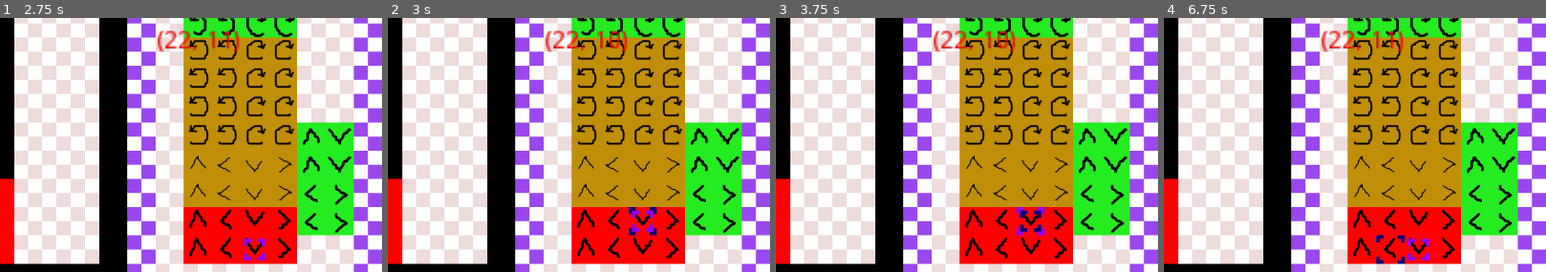
Above: before the commit, frames 1-4 (left to right).
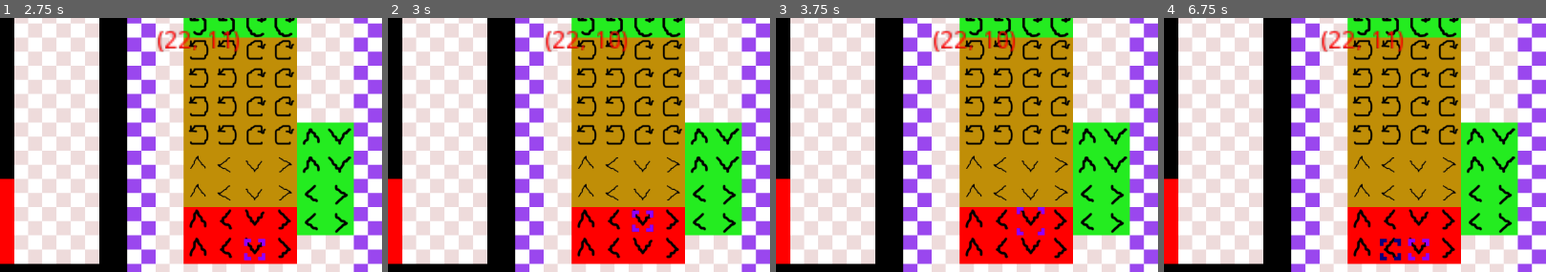
Above: after the commit, the same moments.

Repository: WIT-SCDS-F22-GAME-COOP/Zombie-Game
Game: Godot game, scene res://TSCN/Menu.tscn
Two runs of this game, one before a commit and one after it. Both use one fixed random seed, a clock stepped at 60 frames per second and the inputs below. The engine's default icon, where the game draws it, is replaced by a stand-in: a white triangle on a blue panel in a dark square.
Inputs:
- Up to frame 1 (2.75 s): click "start" at 0.5 s; click "BACK TO MENU" at 1.25 s; click "start" at 2 s
- Up to frame 2 (3 s): hold W (move_up) from 2.78 s (still down); tap Space (select) at 2.85 s
- Up to frame 3 (3.75 s): keep holding W (move_up); tap Space (select) at 3.6 s
- Up to frame 4 (6.75 s): release W (move_up) at 4.28 s; hold A (move_left) 4.28-5.78 s; tap Space (select) every 0.75 s from 4.35 to 6.6 s; tap Enter at 5 s; tap Q (reset_level) at 5.75 s; hold S (move_down) 5.78-6.53 s; tap R (debug_input, bound only before the commit) at 6.4 s; hold D (move_right) from 6.53 s (still down)
The pictures show only the part of the screen within x 50-100%, y 18-68%; the shares and areas given below are measured in that part.

Frame 1 is identical in both runs. In frame 2, 0.2% of the frame differs, in the area x 63-71%, y 74-86%; in frame 3, 0.2%; in frame 4, 0.4%, in the area x 55-63%, y 85-97%.

Commit message:
Loss state if character enters a wall

Diff:
--- a/Scripts/Character.gd
+++ b/Scripts/Character.gd
@@ -6,6 +6,7 @@
 
 var id = 0
 var frames = -1
+var failed = false
 
 var starting_pos = Vector2.ZERO
 var current_tile = -1
@@ -18,26 +19,27 @@
 
 # Called every frame. 'delta' is the elapsed time since the previous frame.
 func _process(delta):
-	# Do not leave active after game timer implemented
-	# Mapped to R button, walks
-	if Input.is_action_just_pressed("debug_input"):
+	if Input.is_action_just_pressed("start_level"):
 		frames = 0
-	# Mapped to T button, turns right
-#	if Input.is_action_just_pressed("debug_input2"):
-#		direction = Tiles.turn(direction, true)
 
-	# Update with any new level attributes added
 	if Input.is_action_just_pressed("reset_level") && starting_pos != Vector2(0,0):
-		frames = -1
-		Global.points = 0
-		global_position = starting_pos
-		direction = initial_direction
-		move_direction = -1
+		reset()
 
 	if frames != -1 && global_position.x > 0:
 		frames = frames + 1
 		if frames % 5 == 0:
 			tick()
+
+	if current_floor[4] == 0:
+		failed = true
+
+# Update with any new level attributes added
+func reset():
+	frames = -1
+	Global.points = 0
+	global_position = starting_pos
+	direction = initial_direction
+	move_direction = -1
 
 func tick():
 	use_tile(current_tile)
--- a/Scripts/World.gd
+++ b/Scripts/World.gd
@@ -36,6 +36,7 @@
 		_on_Button_pressed()
 
 	if Input.is_action_just_pressed("select"):
+		$LossGraphic.visible = false
 		if ($ActionTile.get_cell($Cursor.tile_position.x, $Cursor.tile_position.y) != -1 && initial_pos_check()):
 			selected_tile_pos = $Cursor.tile_position
 			selected_tile = $ActionTile.get_cell($Cursor.tile_position.x, $Cursor.tile_position.y)
@@ -54,6 +55,10 @@
 		$WinGraphic.visible = true
 	else:
 		$WinGraphic.visible = false
+
+	fail_check($Red.frames,$Red.failed)
+	fail_check($Green.frames,$Green.failed)
+	pass_tile()
 
 
 func initial_pos_check():
@@ -207,3 +212,17 @@
 	current_button = 1
 func _Back_Button_Left(area):
 	current_button = 0
+
+
+func fail_check(x,y):
+	if x != -1 && y == true:
+		$LossGraphic.visible = true
+		$LossTimer.start()
+		$Red.failed = false
+		$Green.failed = false
+		$Green.reset()
+		$Red.reset()
+
+
+func _on_LossTimer_timeout():
+	$LossGraphic.visible = false
--- a/TSCN/World.tscn
+++ b/TSCN/World.tscn
@@ -8,6 +8,7 @@
 [ext_resource path="res://Graphics/placeholder_tiles2.png" type="Texture" id=6]
 [ext_resource path="res://Graphics/win.png" type="Texture" id=7]
 [ext_resource path="res://Graphics/placeholder_tiles3.png" type="Texture" id=8]
+[ext_resource path="res://Graphics/error.png" type="Texture" id=9]
 
 [sub_resource type="TileSet" id=10]
 0/name = "placeholder_tiles.png 0"
@@ -543,6 +544,7 @@
 modulate = Color( 0.0470588, 0.662745, 0.490196, 1 )
 position = Vector2( -256, 0 )
 frames = SubResource( 8 )
+frame = 1
 playing = true
 
 [node name="MarginContainer" type="MarginContainer" parent="."]
@@ -575,6 +577,18 @@
 z_index = 5
 texture = ExtResource( 7 )
 
+[node name="LossGraphic" type="Sprite" parent="."]
+visible = false
+position = Vector2( 605, 546 )
+scale = Vector2( 1.18, 1.18 )
+z_index = 5
+texture = ExtResource( 9 )
+
+[node name="LossTimer" type="Timer" parent="."]
+wait_time = 2.0
+one_shot = true
+
 [connection signal="pressed" from="Button" to="." method="_on_Button_pressed"]
 [connection signal="area_entered" from="Button/Area2D" to="." method="_Back_Button_Entered"]
 [connection signal="area_exited" from="Button/Area2D" to="." method="_Back_Button_Left"]
+[connection signal="timeout" from="LossTimer" to="." method="_on_LossTimer_timeout"]
--- a/project.godot
+++ b/project.godot
@@ -67,7 +67,7 @@
 , Object(InputEventKey,"resource_local_to_scene":false,"resource_name":"","device":0,"alt":false,"shift":false,"control":false,"meta":false,"command":false,"pressed":false,"scancode":16777221,"physical_scancode":0,"unicode":0,"echo":false,"script":null)
  ]
 }
-debug_input={
+start_level={
 "deadzone": 0.5,
 "events": [ Object(InputEventKey,"resource_local_to_scene":false,"resource_name":"","device":0,"alt":false,"shift":false,"control":false,"meta":false,"command":false,"pressed":false,"scancode":82,"physical_scancode":0,"unicode":0,"echo":false,"script":null)
  ]
Binary file added: Graphics/error.png
Not shown, added: Graphics/error.png.import
Not shown: 1 places in TSCN/World.tscn that only renumber resources
